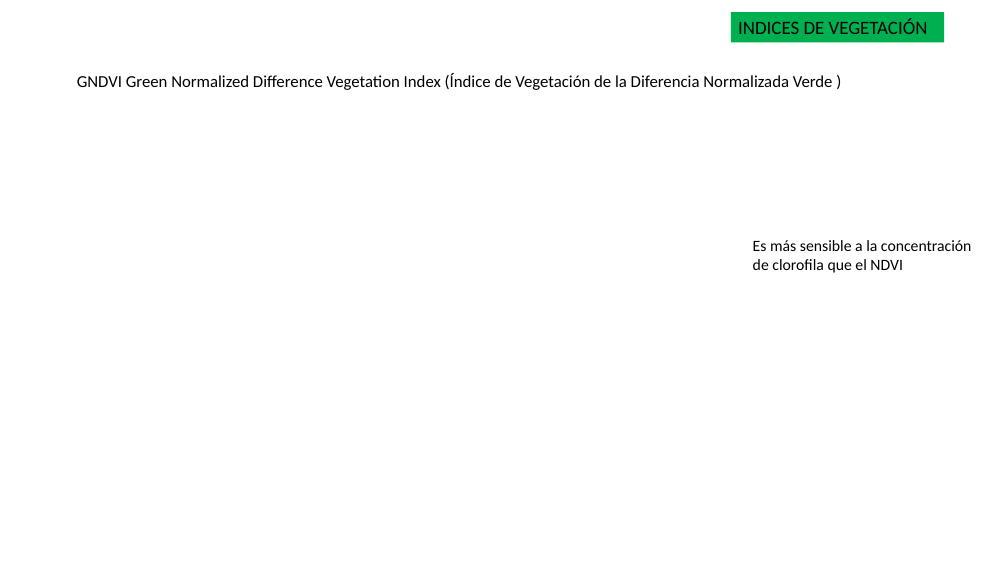
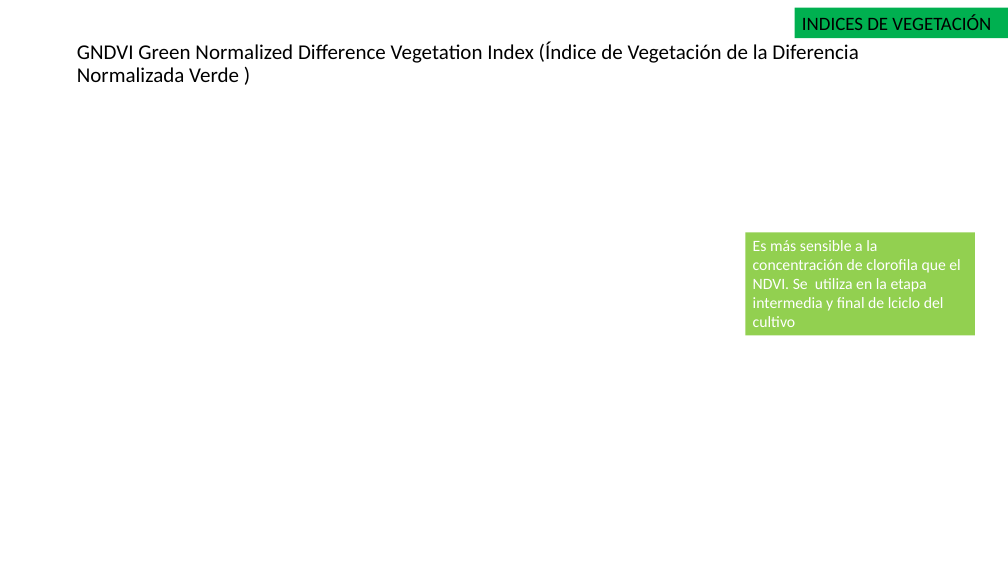
Before and after one commit to Sud-Austral/DATA-AGRO, a slide deck: slide 8 of Diseño/Chile/Geomática Agrícola_app.pptx. Drawn at 1008x567 pixels with LibreOffice and Linux fonts; fonts in the diff are those of the drawing; grey boxes stand for pictures. Boxes give left, top, right and bottom in pixels: in the first picture for what was removed or moved away, otherwise in the second. Text is boxed around its words. In the diff, an @@ line names an element or a change of style, - is before the commit and + after.

```diff
--- a/Diseño/Chile/Geomática Agrícola_app.pptx
+++ b/Diseño/Chile/Geomática Agrícola_app.pptx
@@ rectangle "INDICES DE VEGETACIÓN" moved from (x1=731, y1=12, x2=944, y2=42) to (x1=795, y1=8, x2=1008, y2=38) @@
@@ title "GNDVI Green Normalized Difference Vegetation ..." moved from (x1=77, y1=73, x2=833, y2=90) to (x1=77, y1=42, x2=858, y2=82) @@
@@ title "GNDVI Green Normalized Difference Vegetation ..." at (x1=77, y1=42, x2=858, y2=82): size 16 to 20 pt @@
@@ rectangle "Es más sensible a la ..." resized from (x1=753, y1=240, x2=971, y2=273) to (x1=746, y1=233, x2=975, y2=336) @@
@@ rectangle "Es más sensible a la ..." at (x1=746, y1=233, x2=975, y2=336): fill none to #92D050 @@
@@ text in rectangle at (x1=753, y1=240, x2=960, y2=327): text changed; text colour #000000 to #FFFFFF @@
-Es más sensible a la concentración de clorofila que el NDVI
+Es más sensible a la concentración de clorofila que el NDVI. Se utiliza en la etapa intermedia y final de lciclo del cultivo
```
Also in this commit, not shown: 3 other slides changed, 12 slides added, 2 slides removed, 5 other files.
